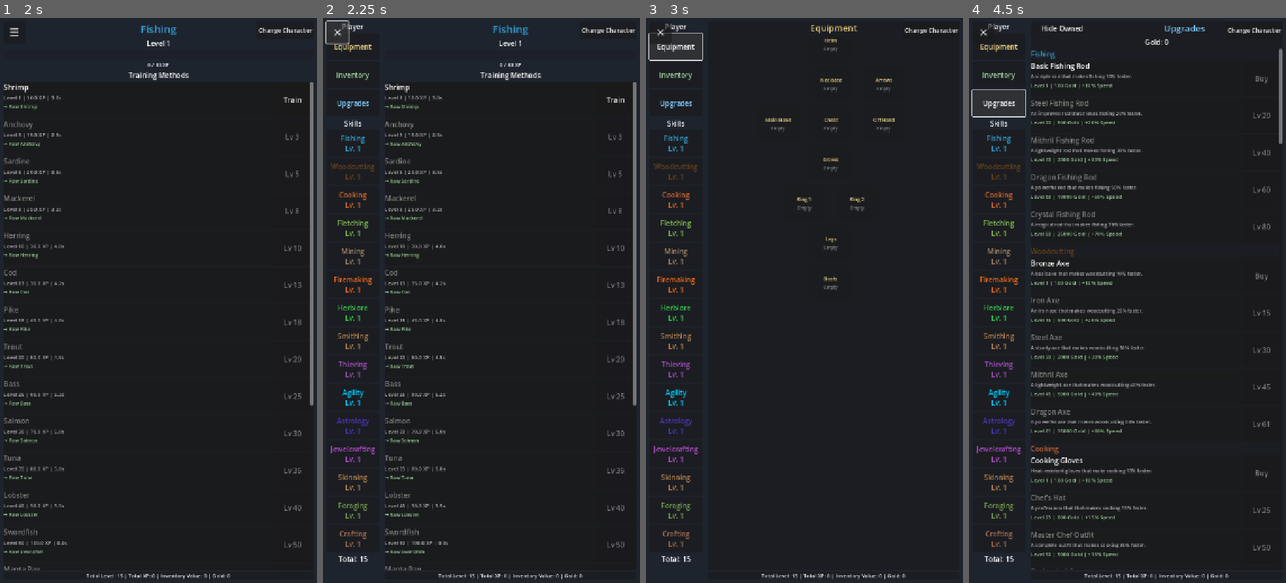
Above: before the commit, frames 1-4 (left to right).
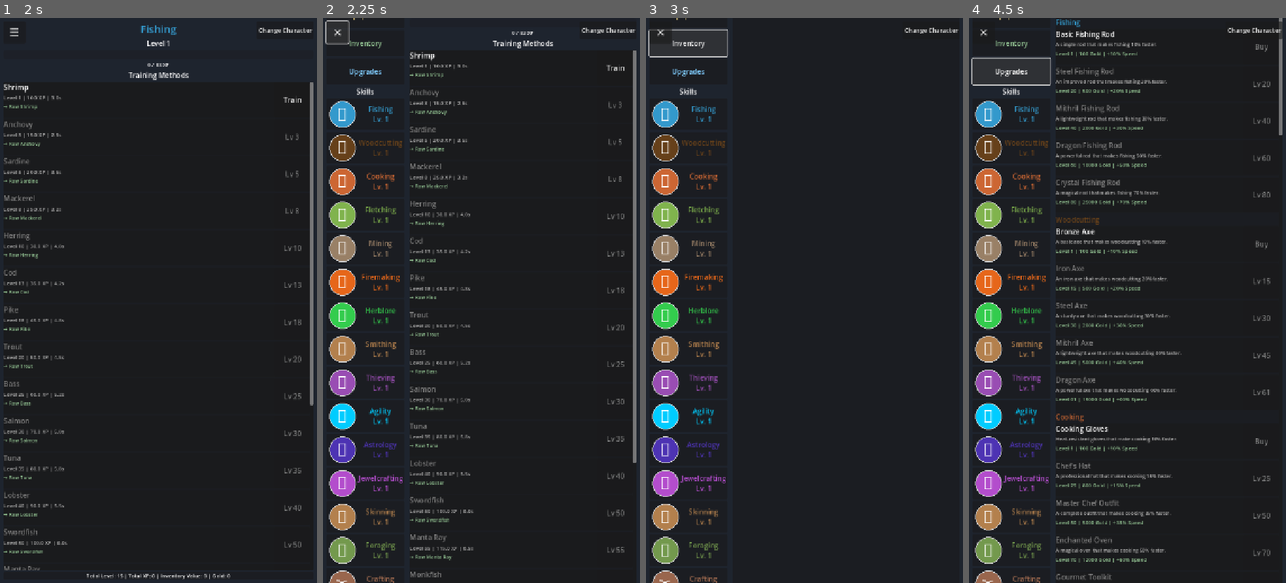
Above: after the commit, the same moments.

Repository: fahmed93/idlescapers
Game: Godot game, scene res://scenes/main.tscn
The game is run twice, just before and just after one commit, with the same random seed, the same clock (stepped at 60 frames per second) and the same inputs. This scene is started directly instead of the project's main scene.
Inputs (mouse positions are in pixels of both pictures, inside the frame that each line leads up to):
- Up to frame 1 (2 s): click "Train" at 0.5 s; click "Stop Training" at 1.25 s
- Up to frame 2 (2.25 s): click "☰" at 2 s
- Up to frame 3 (3 s): click (674, 46) at 2.75 s, where only the run before the commit has a clickable "Equipment"
- Up to frame 4 (4.5 s): click "Inventory" at 3.5 s; click "Upgrades" at 4.25 s

Frame 1 is identical in both runs. In frame 2, 13% of the frame differs, in the area x 1-99%, y 0-100%; in frame 3, 8.2%; in frame 4, 18%, in the area x 0-99%, y 0-100%.

Commit message:
Add skill icons and display them in sidebar
Co-authored-by: fahmed93 <4407704+fahmed93@users.noreply.github.com>

Diff:
--- a/autoload/game_manager.gd
+++ b/autoload/game_manager.gd
@@ -82,6 +82,7 @@
 	fishing.name = "Fishing"
 	fishing.description = "Catch fish from waters around the world."
 	fishing.color = Color(0.2, 0.6, 0.8)
+	fishing.icon = load("res://assets/icons/skills/fishing.png")
 	fishing.training_methods = preload("res://autoload/skills/fishing_skill.gd").create_methods()
 	skills["fishing"] = fishing
 	skill_xp["fishing"] = 0.0
@@ -93,6 +94,7 @@
 	woodcutting.name = "Woodcutting"
 	woodcutting.description = "Chop down trees for logs and other resources."
 	woodcutting.color = Color(0.4, 0.25, 0.1)
+	woodcutting.icon = load("res://assets/icons/skills/woodcutting.png")
 	woodcutting.training_methods = preload("res://autoload/skills/woodcutting_skill.gd").create_methods()
 	skills["woodcutting"] = woodcutting
 	skill_xp["woodcutting"] = 0.0
@@ -104,6 +106,7 @@
 	cooking.name = "Cooking"
 	cooking.description = "Cook raw food to create edible meals."
 	cooking.color = Color(0.8, 0.4, 0.2)
+	cooking.icon = load("res://assets/icons/skills/cooking.png")
 	cooking.training_methods = preload("res://autoload/skills/cooking_skill.gd").create_methods()
 	skills["cooking"] = cooking
 	skill_xp["cooking"] = 0.0
@@ -115,6 +118,7 @@
 	fletching.name = "Fletching"
 	fletching.description = "Create bows, arrows, and bolts."
 	fletching.color = Color(0.5, 0.7, 0.3)
+	fletching.icon = load("res://assets/icons/skills/fletching.png")
 	fletching.training_methods = preload("res://autoload/skills/fletching_skill.gd").create_methods()
 	skills["fletching"] = fletching
 	skill_xp["fletching"] = 0.0
@@ -126,6 +130,7 @@
 	mining.name = "Mining"
 	mining.description = "Extract ores and gems from rocks."
 	mining.color = Color(0.6, 0.5, 0.4)
+	mining.icon = load("res://assets/icons/skills/mining.png")
 	mining.training_methods = preload("res://autoload/skills/mining_skill.gd").create_methods()
 	skills["mining"] = mining
 	skill_xp["mining"] = 0.0
@@ -137,6 +142,7 @@
 	firemaking.name = "Firemaking"
 	firemaking.description = "Burn logs for XP and unlock special fires."
 	firemaking.color = Color(0.9, 0.4, 0.1)
+	firemaking.icon = load("res://assets/icons/skills/firemaking.png")
 	firemaking.training_methods = preload("res://autoload/skills/firemaking_skill.gd").create_methods()
 	skills["firemaking"] = firemaking
 	skill_xp["firemaking"] = 0.0
@@ -148,6 +154,7 @@
 	herblore.name = "Herblore"
 	herblore.description = "Create potions from herbs and secondary ingredients."
 	herblore.color = Color(0.2, 0.8, 0.3)
+	herblore.icon = load("res://assets/icons/skills/herblore.png")
 	herblore.training_methods = preload("res://autoload/skills/herblore_skill.gd").create_methods()
 	skills["herblore"] = herblore
 	skill_xp["herblore"] = 0.0
@@ -159,6 +166,7 @@
 	smithing.name = "Smithing"
 	smithing.description = "Smelt ores into bars and forge equipment."
 	smithing.color = Color(0.7, 0.5, 0.3)
+	smithing.icon = load("res://assets/icons/skills/smithing.png")
 	smithing.training_methods = preload("res://autoload/skills/smithing_skill.gd").create_methods()
 	skills["smithing"] = smithing
 	skill_xp["smithing"] = 0.0
@@ -170,6 +178,7 @@
 	thieving.name = "Thieving"
 	thieving.description = "Pickpocket NPCs and unlock chests for coins and valuables."
 	thieving.color = Color(0.6, 0.3, 0.7)
+	thieving.icon = load("res://assets/icons/skills/thieving.png")
 	thieving.training_methods = preload("res://autoload/skills/thieving_skill.gd").create_methods()
 	skills["thieving"] = thieving
 	skill_xp["thieving"] = 0.0
@@ -181,6 +190,7 @@
 	agility.name = "Agility"
 	agility.description = "Complete obstacle courses for XP and unlocks."
 	agility.color = Color(0.0, 0.8, 1.0)
+	agility.icon = load("res://assets/icons/skills/agility.png")
 	agility.training_methods = preload("res://autoload/skills/agility_skill.gd").create_methods()
 	skills["agility"] = agility
 	skill_xp["agility"] = 0.0
@@ -192,6 +202,7 @@
 	astrology.name = "Astrology"
 	astrology.description = "Study celestial bodies and constellations to unlock cosmic powers."
 	astrology.color = Color(0.3, 0.2, 0.7)
+	astrology.icon = load("res://assets/icons/skills/astrology.png")
 	astrology.training_methods = preload("res://autoload/skills/astrology_skill.gd").create_methods()
 	skills["astrology"] = astrology
 	skill_xp["astrology"] = 0.0
@@ -203,6 +214,7 @@
 	jewelcrafting.name = "Jewelcrafting"
 	jewelcrafting.description = "Prospect ores for gems and craft jewelry."
 	jewelcrafting.color = Color(0.7, 0.3, 0.8)
+	jewelcrafting.icon = load("res://assets/icons/skills/jewelcrafting.png")
 	jewelcrafting.training_methods = preload("res://autoload/skills/jewelcrafting_skill.gd").create_methods()
 	skills["jewelcrafting"] = jewelcrafting
 	skill_xp["jewelcrafting"] = 0.0
@@ -214,6 +226,7 @@
 	skinning.name = "Skinning"
 	skinning.description = "Skin animals to collect hides to use in crafting."
 	skinning.color = Color(0.7, 0.5, 0.3)
+	skinning.icon = load("res://assets/icons/skills/skinning.png")
 	skinning.training_methods = preload("res://autoload/skills/skinning_skill.gd").create_methods()
 	skills["skinning"] = skinning
 	skill_xp["skinning"] = 0.0
@@ -225,6 +238,7 @@
 	foraging.name = "Foraging"
 	foraging.description = "Gather herbs and natural materials from the wilderness."
 	foraging.color = Color(0.45, 0.6, 0.3)
+	foraging.icon = load("res://assets/icons/skills/foraging.png")
 	foraging.training_methods = preload("res://autoload/skills/foraging_skill.gd").create_methods()
 	skills["foraging"] = foraging
 	skill_xp["foraging"] = 0.0
@@ -236,6 +250,7 @@
 	crafting.name = "Crafting"
 	crafting.description = "Create leather armor and dragonhide equipment from hides."
 	crafting.color = Color(0.6, 0.4, 0.3)
+	crafting.icon = load("res://assets/icons/skills/crafting.png")
 	crafting.training_methods = preload("res://autoload/skills/crafting_skill.gd").create_methods()
 	skills["crafting"] = crafting
 	skill_xp["crafting"] = 0.0
--- a/scripts/main.gd
+++ b/scripts/main.gd
@@ -167,6 +167,12 @@
 		button.custom_minimum_size = Vector2(0, BUTTON_HEIGHT)
 		button.text = "%s\nLv. %d" % [skill.name, GameManager.get_skill_level(skill_id)]
 		button.add_theme_color_override("font_color", skill.color)
+
+		# Add skill icon if available
+		if skill.icon:
+			button.icon = skill.icon
+			button.icon_alignment = HORIZONTAL_ALIGNMENT_LEFT
+
 		button.pressed.connect(_on_skill_selected.bind(skill_id))
 		skill_sidebar.add_child(button)
 		skill_sidebar.move_child(button, insert_index)
Binary file added: assets/icons/skills/agility.png
Not shown, added: assets/icons/skills/agility.png.import
Binary file added: assets/icons/skills/astrology.png
Not shown, added: assets/icons/skills/astrology.png.import
Binary file added: assets/icons/skills/cooking.png
Not shown, added: assets/icons/skills/cooking.png.import
Binary file added: assets/icons/skills/crafting.png
Not shown, added: assets/icons/skills/crafting.png.import
Binary file added: assets/icons/skills/firemaking.png
Not shown, added: assets/icons/skills/firemaking.png.import
Binary file added: assets/icons/skills/fishing.png
Not shown, added: assets/icons/skills/fishing.png.import
(and 18 more such lines)
